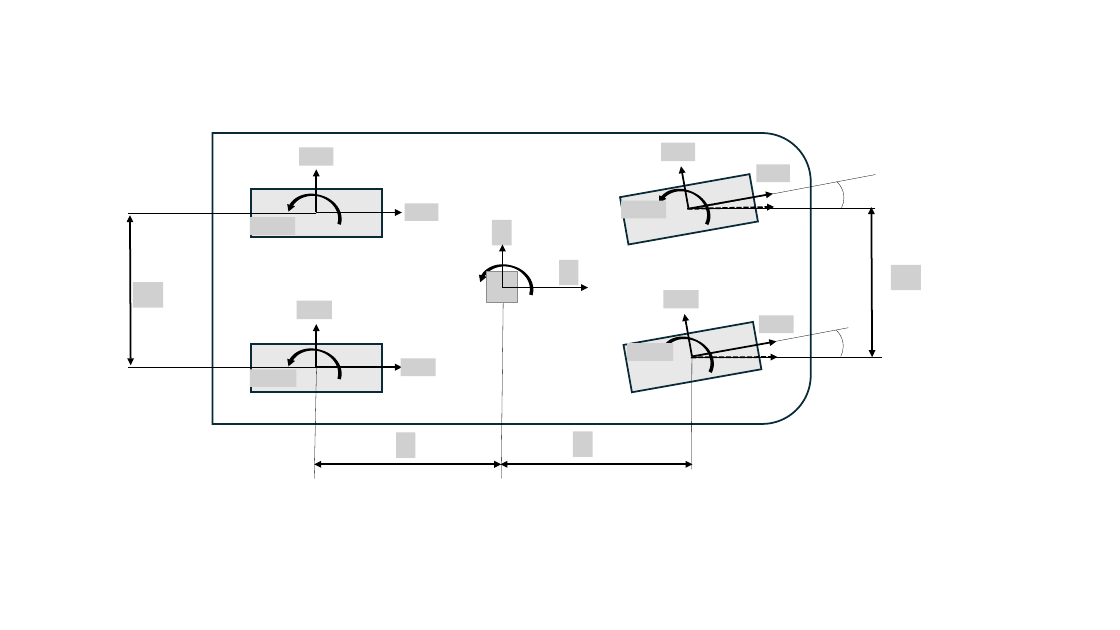
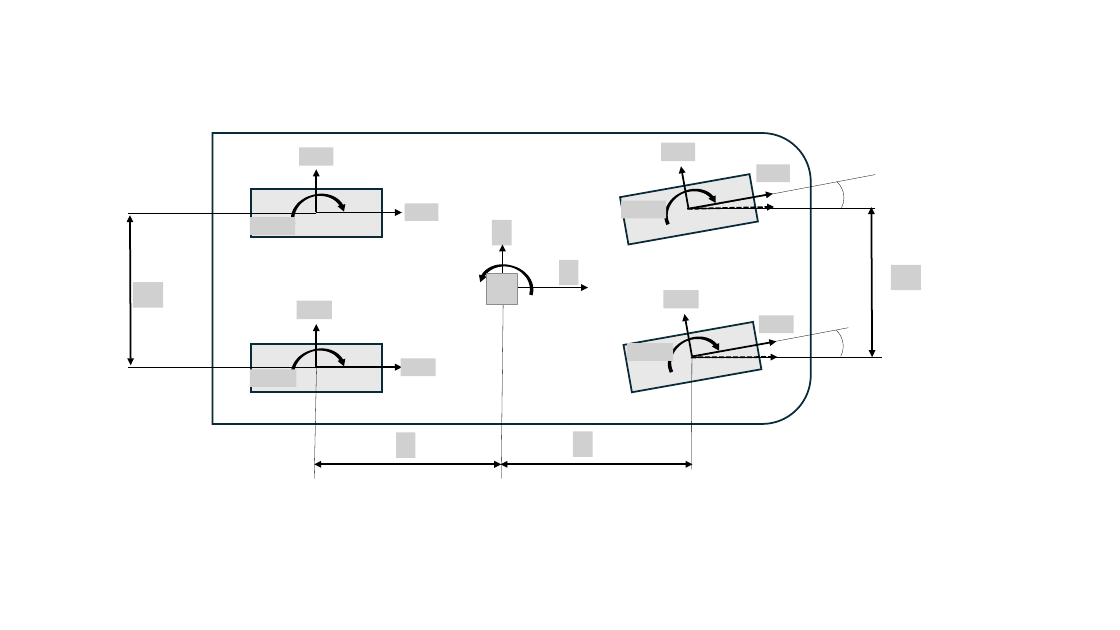
Before and after one commit to epoxx-arch/Torque_vectoringthesis, a slide deck: slide 5 of 졸업 논문/그림모음.pptx (slide 2 before the commit). Drawn at 1120x630 pixels with LibreOffice and Linux fonts; fonts in the diff are those of the drawing; grey boxes stand for pictures; background and template pictures are left out. Boxes give left, top, right and bottom in pixels: in the first picture for what was removed or moved away, otherwise in the second. Text is boxed around its words. In the diff, an @@ line names an element or a change of style, - is before the commit and + after.

```diff
--- a/졸업 논문/그림모음.pptx
+++ b/졸업 논문/그림모음.pptx
@@ curved down arrow at <box>287,188,346,224</box>: mirrored; rotation 15 to 344 degrees @@
@@ curved down arrow at <box>658,181,717,224</box>: mirrored; rotation 25 to 334 degrees @@
@@ curved down arrow at <box>662,329,721,372</box>: mirrored; rotation 25 to 334 degrees @@
@@ curved down arrow at <box>287,344,346,379</box>: mirrored; rotation 15 to 344 degrees @@
```
Also in this commit, not shown: 4 slides added, 10 other files.
